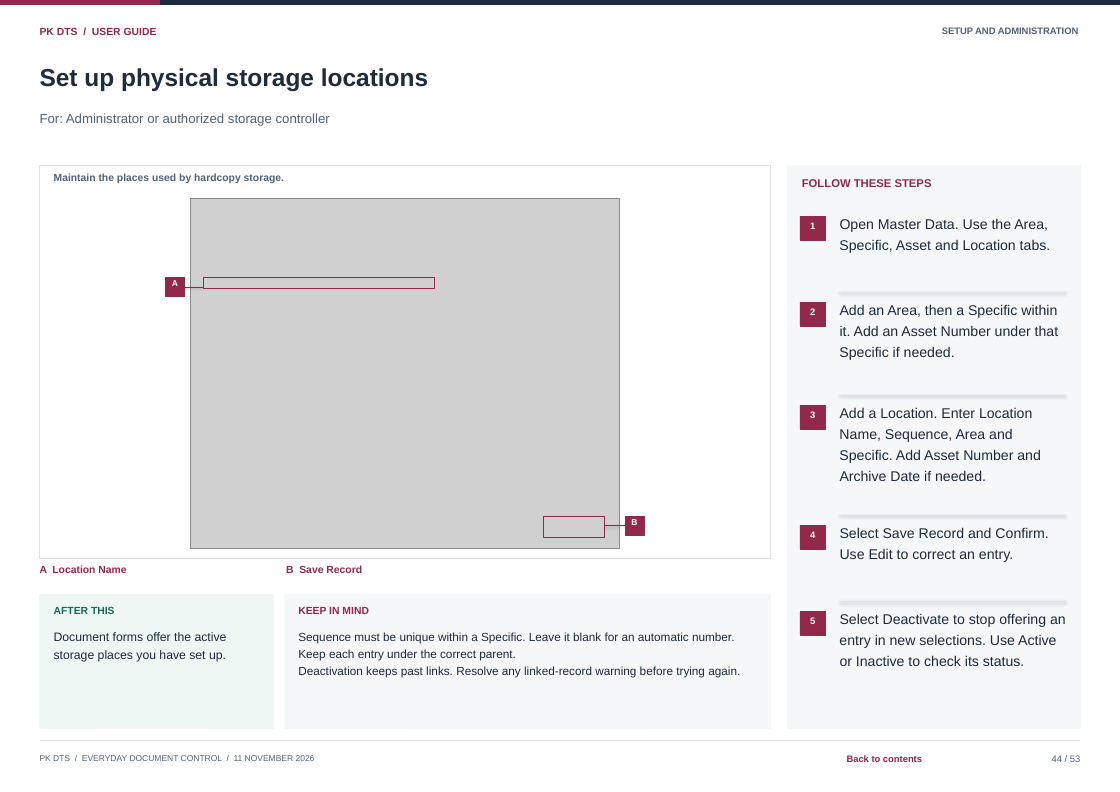
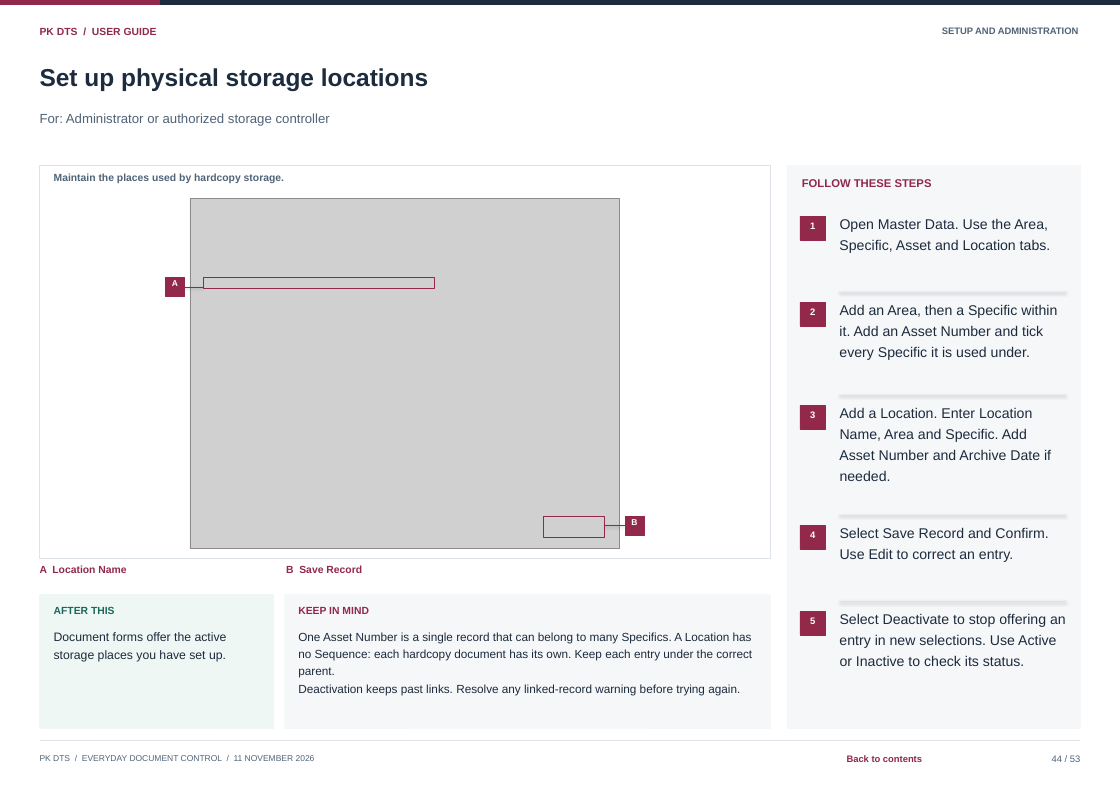
Before and after one commit to curib123/pk_document_tracking_system, a slide deck: slide 44 of docs/system-documentation/PK_DTS_User_Guide.pptx. Drawn at 1120x792 pixels with LibreOffice and Linux fonts; fonts in the diff are those of the drawing; grey boxes stand for pictures. Boxes give left, top, right and bottom in pixels: in the first picture for what was removed or moved away, otherwise in the second. Text is boxed around its words. In the diff, an @@ line names an element or a change of style, - is before the commit and + after.

```diff
--- a/docs/system-documentation/PK_DTS_User_Guide.pptx
+++ b/docs/system-documentation/PK_DTS_User_Guide.pptx
@@ text at box(839, 325, 1043, 336): text changed @@
-it. Add an Asset Number under that
+it. Add an Asset Number and tick
@@ text at box(839, 346, 1030, 360): text changed @@
-Specific if needed.
+every Specific it is used under.
@@ text at box(839, 449, 1051, 460): text changed @@
-Specific. Add Asset Number and
+Asset Number and Archive Date if
@@ text at box(840, 428, 1027, 442): text changed @@
-Name, Sequence, Area and
+Name, Area and Specific. Add
@@ text at box(840, 470, 891, 481): text changed @@
-Archive Date if needed.
+needed.
@@ text at box(298, 649, 752, 661): text changed @@
-Keep each entry under the correct parent.
+no Sequence: each hardcopy document has its own. Keep each entry under the correct
@@ text at box(298, 632, 752, 643): text changed @@
-Sequence must be unique within a Specific. Leave it blank for an automatic number.
+One Asset Number is a single record that can belong to many Specifics. A Location has
@@ text "Deactivation keeps past links. Resolve ...": place and size @@
-text "Deactivation keeps past links. Resolve ..." at box(298, 666, 740, 678)
+text "Deactivation keeps past links. Resolve ..." at box(298, 684, 740, 695)
@@ text added at box(298, 667, 335, 678), 12.5 pt, text #1C2B3D @@
+parent.
```
Also in this commit, not shown: 1 other slide changed, 38 other files.
